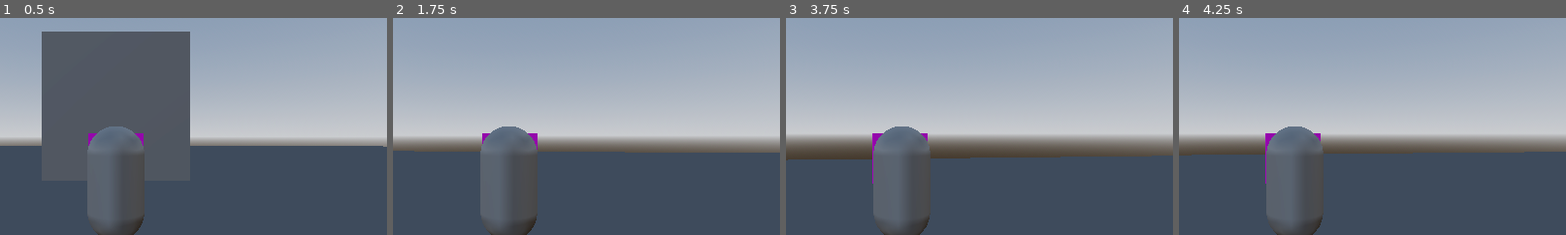
Above: before the commit, frames 1-4 (left to right).
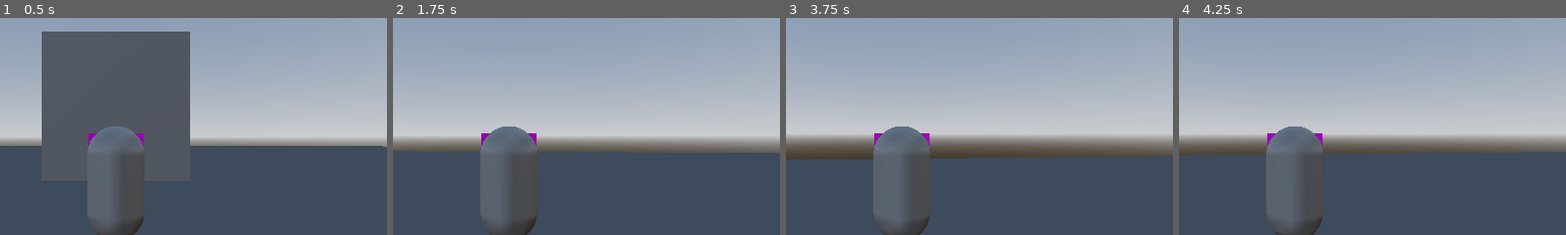
Above: after the commit, the same moments.

Repository: c-dez/3d-game
Game: Godot game, scene res://escenes/world/world.tscn
The game is run twice, just before and just after one commit, with the same random seed, the same clock (stepped at 60 frames per second) and the same inputs.
Inputs (mouse positions are % of the whole screen's width and height, from its top left):
- Up to frame 1 (0.5 s): no input
- Up to frame 2 (1.75 s): tap Enter (ui_accept) at 0.5, 0.77, 1.52 s; move the mouse to (55, 50) at 0.52 s; hold W (forward) from 0.53 s (still down); move the mouse to (45, 50) at 1.27 s
- Up to frame 3 (3.75 s): keep holding W (forward); move the mouse to (52, 48) at 2.02 s; move the mouse to (49, 52) at 2.77 s; tap Enter (ui_accept) at 3.02, 3.5 s; move the mouse to (57, 51) at 3.52 s
- Up to frame 4 (4.25 s): keep holding W (forward); tap Enter (ui_accept) at 3.77 s
The pictures show only the part of the screen within x 35-85%, y 23-73%; the shares and areas given below are measured in that part.

Frame 1 is identical in both runs. In frame 2, less than 0.1% of the frame differs, in the area x 22-38%, y 53-62%; in frame 3, 0.1%, in the area x 22-38%, y 53-77%; in frame 4, 0.1%.

Commit message:
terminado rotar mesh segun direccion de movimiento

Diff:
--- a/escenes/player/player.gd
+++ b/escenes/player/player.gd
@@ -2,22 +2,40 @@
 extends CharacterBody3D
 
 
+@export var player_camera: PlayerCamera
+# movement
 const SPEED: float = 8.0
 const JUMP_VELOCITY: float = 4.5
 
-@export var player_camera: PlayerCamera
-@onready var visuals: MeshInstance3D = get_node("Visuals")
+# variables para rotar mesh segun la direccion de movimiento
+@onready var skin: MeshInstance3D = get_node("Visuals")
+var last_movement_direction := Vector3.FORWARD
+var rotation_speed: float = 12.0
+
 
 func _ready() -> void:
 	debug_start()
+
 
 func _physics_process(_delta: float) -> void:
 	move()
 	jump()
 	gravity(_delta)
 
+	move_and_slide()
 
-	move_and_slide()
+
+func rotate_skin(direction: Vector3) -> void:
+	var _delta: float = get_process_delta_time()
+
+	if direction.length() > 0.5:
+		last_movement_direction = direction
+
+	# Calculamos el ángulo Y en el plano XZ
+	var target_angle = atan2(last_movement_direction.x, last_movement_direction.z) + PI
+
+	# Interpolación suave usando lerp_angle
+	skin.rotation.y = lerp_angle(skin.rotation.y, target_angle, rotation_speed * _delta)
 
 
 func move() -> void:
@@ -27,10 +45,10 @@
 	# obtiene los vectores de la camara
 	var forward: Vector3 = player_camera.global_basis.z
 	var right: Vector3 = player_camera.global_basis.x
-	# ignorar  y de forward/right para mantener movimiento en z x constante
+	# ignorar Y de forward/right para mantener movimiento en Z X constante
 	forward.y = 0
 	right.y = 0
-	# combina los valores de camera vars y raw_input para crear un Vector3 para que "enfrente" siempre sea hacia donde la camara mira
+	# combina los valores forward/right y raw_input para crear un Vector3 para que "enfrente" siempre sea hacia donde la camara mira
 	var direction: Vector3 = forward * raw_input.y + right * raw_input.x
 	direction = direction.normalized()
 	if direction != Vector3.ZERO:
@@ -39,6 +57,8 @@
 	else:
 		velocity.x = move_toward(velocity.x, 0, SPEED)
 		velocity.z = move_toward(velocity.z, 0, SPEED)
+	# rotate skin
+	rotate_skin(direction)
 
 
 func jump() -> void:
@@ -52,6 +72,11 @@
 
 
 func debug_start() -> void:
-	# codigos para prevenir errores en _start
+	# codigos para reportar errores
 	if player_camera is not PlayerCamera:
 		printerr("player_camara reference is invalid")
+		set_process(false)
+
+	if not Keybindings:
+		printerr("keybindings son referenciados en autoload Keybindings.gs")
+		set_process(false)
